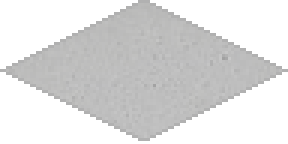
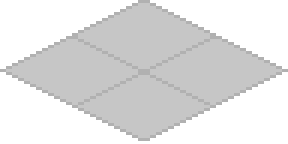
Two versions of the same layered image (w=288, h=144). Layer-by-layer changes:
removed layer "whole" over [6, 3, 282, 138]
added layer "Слой 1 копия 2" above "Слой 1 копия" over [6, 3, 282, 138]
added layer "Слой 1 копия" above "material" over [72, 36, 216, 108]
showed "material" over [6, 3, 282, 138]
showed "frame" over [6, 3, 282, 138]
